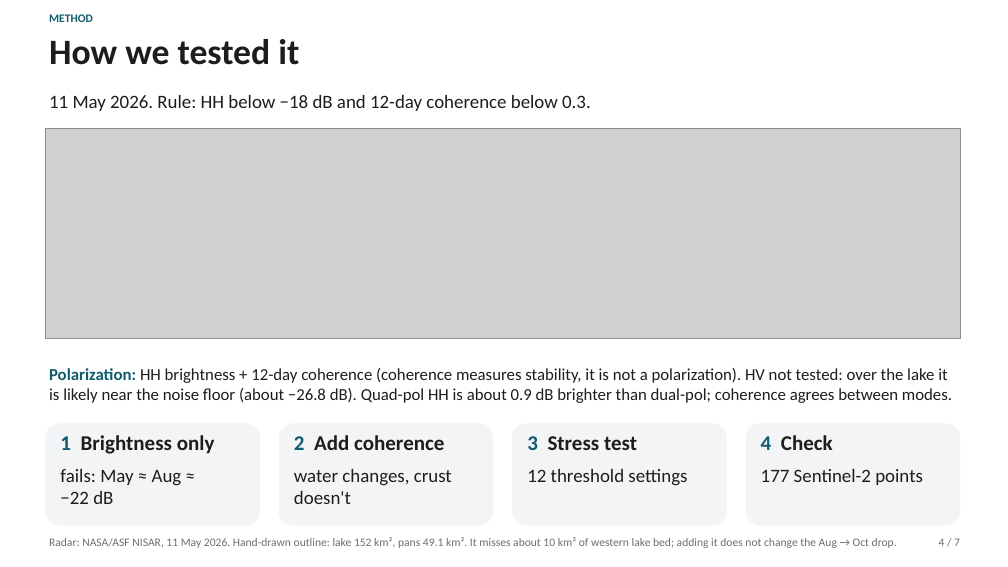
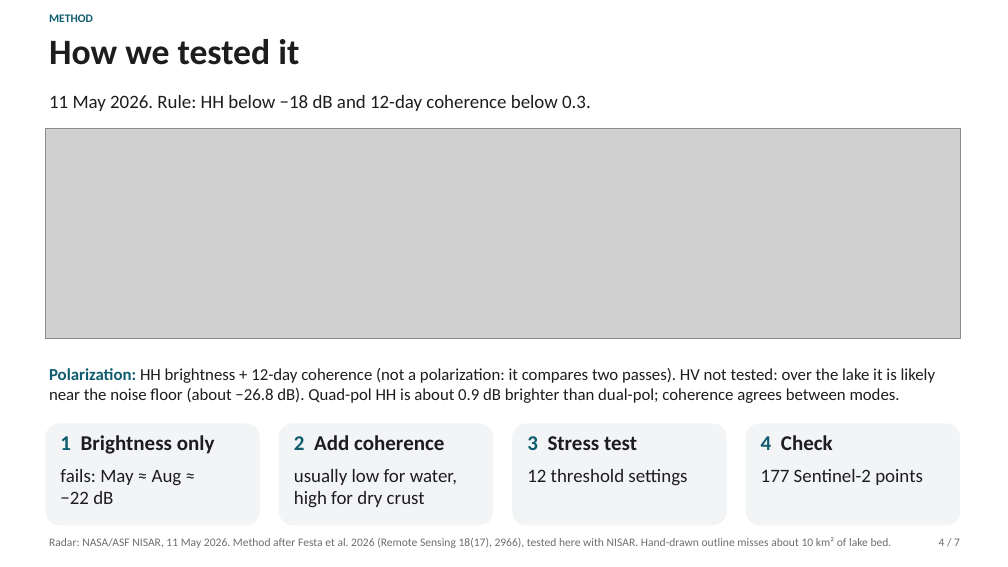
Before and after one commit to lokesh09s/sambhar-watch, a slide deck: slide 4 of docs/slides/Sambhar_Watch.pptx. Drawn at 1008x567 pixels with LibreOffice and Linux fonts; fonts in the diff are those of the drawing; grey boxes stand for pictures. Boxes give left, top, right and bottom in pixels: in the first picture for what was removed or moved away, otherwise in the second. Text is boxed around its words. In the diff, an @@ line names an element or a change of style, - is before the commit and + after.

```diff
--- a/docs/slides/Sambhar_Watch.pptx
+++ b/docs/slides/Sambhar_Watch.pptx
@@ text at [49, 368, 936, 403]: text changed @@
-Polarization: HH brightness + 12-day coherence (coherence measures stability, it is not a polarization). HV not tested: over the lake it is likely near the noise floor (about −26.8 dB). Quad-pol HH is about 0.9 dB brighter than dual-pol; coherence agrees between modes.
+Polarization: HH brightness + 12-day coherence (not a polarization: it compares two passes). HV not tested: over the lake it is likely near the noise floor (about −26.8 dB). Quad-pol HH is about 0.9 dB brighter than dual-pol; coherence agrees between modes.
@@ text at [294, 469, 457, 508]: text changed @@
-water changes, crust doesn't
+usually low for water, high for dry crust
@@ text at [49, 537, 892, 548]: text changed @@
-Radar: NASA/ASF NISAR, 11 May 2026. Hand-drawn outline: lake 152 km², pans 49.1 km². It misses about 10 km² of western lake bed; adding it does not change the Aug → Oct drop.
+Radar: NASA/ASF NISAR, 11 May 2026. Method after Festa et al. 2026 (Remote Sensing 18(17), 2966), tested here with NISAR. Hand-drawn outline misses about 10 km² of lake bed.
```
Also in this commit, not shown: 3 other slides changed, 10 other files.
